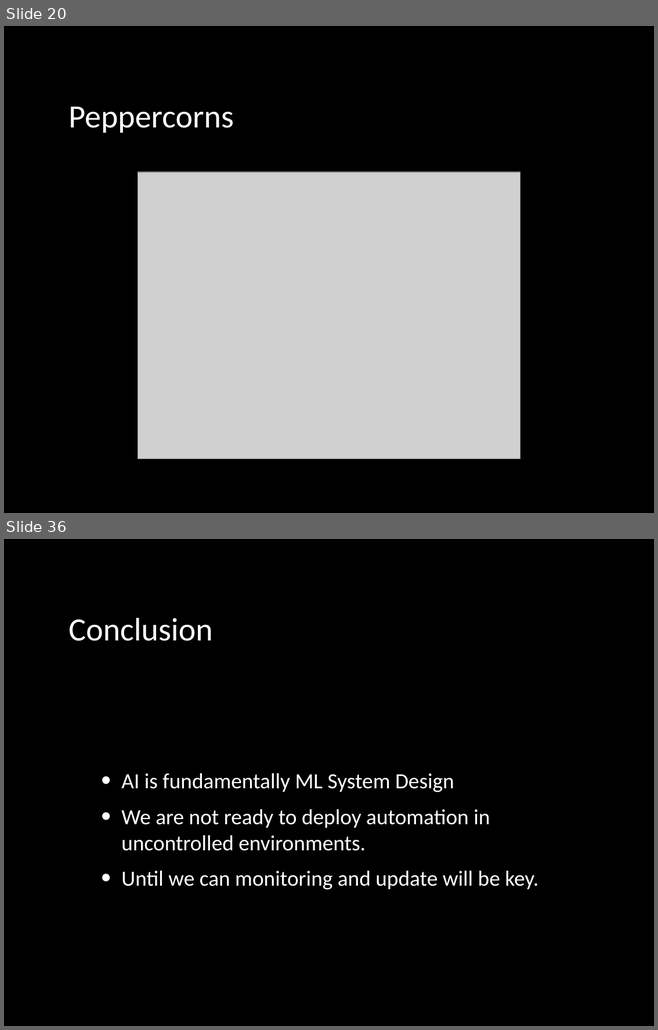
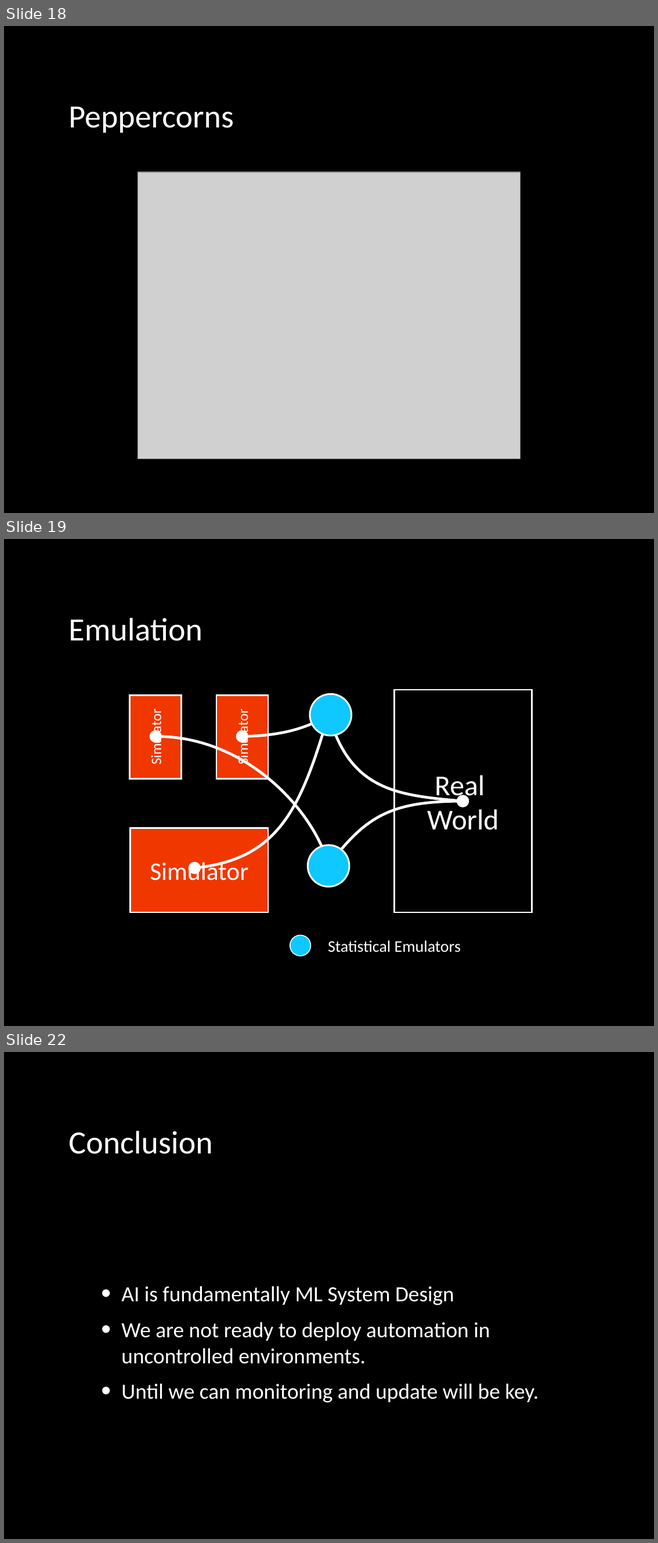
Before and after one commit to lawrennd/slides, a slide deck: 2019-09-20-machine-learning-systems-design.pptx. Shown one above the other, each under a label of ours: slides 20 and 36 before the commit, slides 18, 19 and 22 after it; the slides between them are not shown. The pictures are 658x1030 and 658x1543 pixels, drawn with LibreOffice and Linux fonts; fonts in the diff are those of the drawing; grey boxes stand for pictures. Boxes give left, top, right and bottom in pixels: in the first picture for what was removed or moved away, otherwise in the second. Text is boxed around its words. In the diff, an @@ line names an element or a change of style, - is before the commit and + after.

```diff
--- a/2019-09-20-machine-learning-systems-design.pptx
+++ b/2019-09-20-machine-learning-systems-design.pptx
@@ slide 19 added at (4,539,654,1026), background #000000 @@
@@ title added at (68,618,202,641), 36 pt, text gradient #FFFFFF to #BFBFBF @@
+Emulation
@@ ellipse added at (309,694,351,736), fill #0FC8FF, outline #FFFFFF 1.88 pt @@
@@ rectangle added at (394,690,531,913), outline #FFFFFF 1.75 pt, 32 pt, text #FFFFFF @@
+Real
+World
@@ rectangle added at (129,696,181,779), fill #F03700, outline #FFFFFF 1.75 pt, 16 pt, text #FFFFFF @@
+Simulator
@@ rectangle added at (216,696,268,779), fill #F03700, outline #FFFFFF 1.75 pt, 12 pt, text #FFFFFF @@
+Optimization
@@ rectangle added at (216,696,268,779), fill #F03700, outline #FFFFFF 1.75 pt, 16 pt, text #FFFFFF @@
+Simulator
@@ freeform shape added at (194,715,328,868), outline #FFFFFF 3 pt @@
@@ freeform shape added at (242,715,328,736), outline #FFFFFF 3 pt @@
@@ freeform shape added at (329,715,463,801), outline #FFFFFF 3 pt @@
@@ freeform shape added at (237,732,248,743), fill #FFFFFF, outline #FFFFFF 1.63 pt @@
@@ freeform shape added at (458,795,469,806), fill #FFFFFF, outline #FFFFFF 1.63 pt @@
@@ rectangle added at (130,828,268,913), fill #F03700, outline #FFFFFF 1.75 pt, 28 pt, text #FFFFFF @@
+Simulator
@@ group added at (150,732,468,886): 4 freeform shapes, 1 ellipse @@
@@ freeform shape added at (188,863,200,874), fill #FFFFFF, outline #FFFFFF 1.63 pt @@
@@ ellipse added at (290,935,311,956), fill #0FC8FF, outline #FFFFFF 1 pt @@
@@ text added at (328,940,460,953), 18 pt, text #FFFFFF @@
+Statistical Emulators
@@ what was slide 20 is now slide 18 @@
@@ what was slide 36 is now slide 22 @@
```
Also in this commit, not shown: 2 slides changed, 3 other slides added, 19 slides removed.
